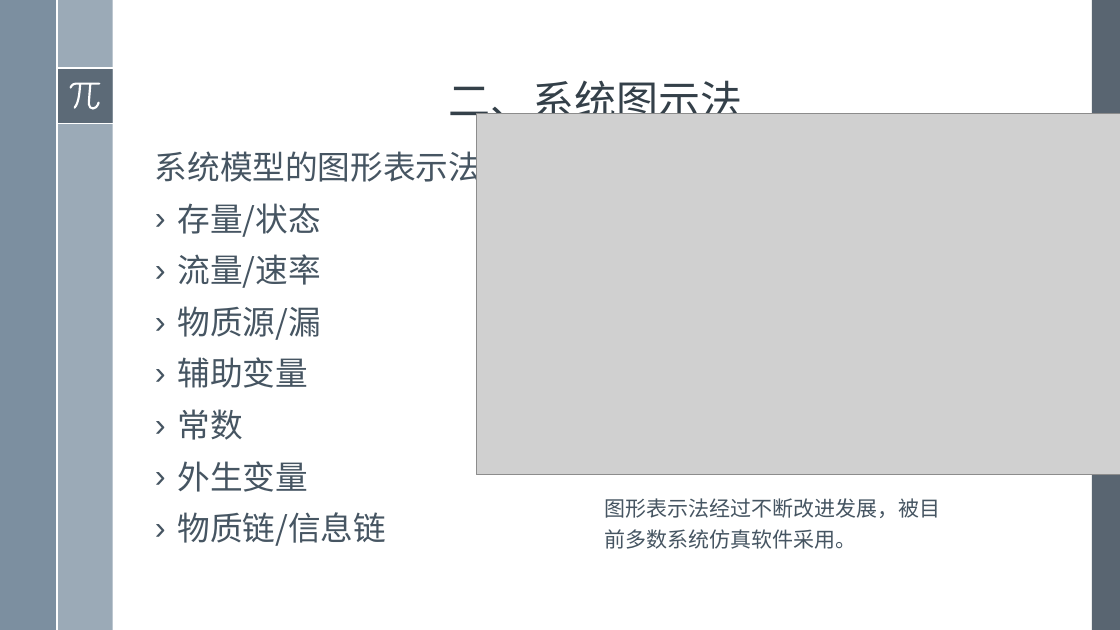
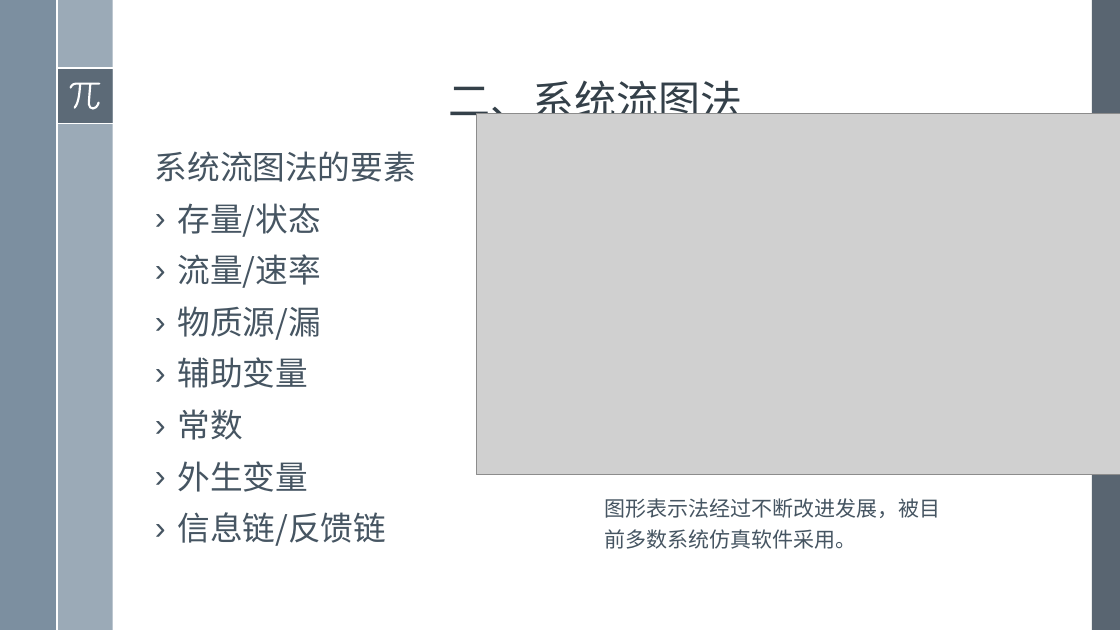
Before and after one commit to exoplanetX/SystemDynamics, a slide deck: slide 8 of 2019系统仿真-5-系统表达.pptx. Drawn at 1120x630 pixels with LibreOffice and Linux fonts; fonts in the diff are those of the drawing; grey boxes stand for pictures. Boxes give left, top, right and bottom in pixels: in the first picture for what was removed or moved away, otherwise in the second. Text is boxed around its words. In the diff, an @@ line names an element or a change of style, - is before the commit and + after.

```diff
--- a/2019系统仿真-5-系统表达.pptx
+++ b/2019系统仿真-5-系统表达.pptx
@@ title at box(449, 80, 743, 127): text changed @@
-二、系统图示法
+二、系统流图法
@@ text at box(155, 151, 416, 182): text changed @@
-系统模型的图形表示法
+系统流图法的要素
@@ text at box(178, 512, 387, 546): text changed @@
-› 物质链/信息链
+› 信息链/反馈链
```
Also in this commit, not shown: 2 other slides changed.
